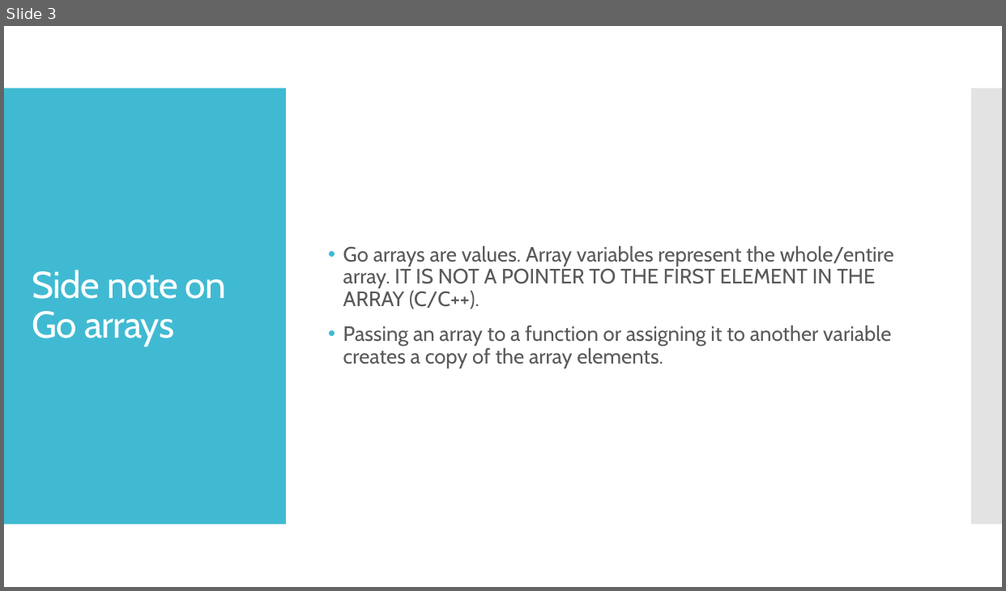
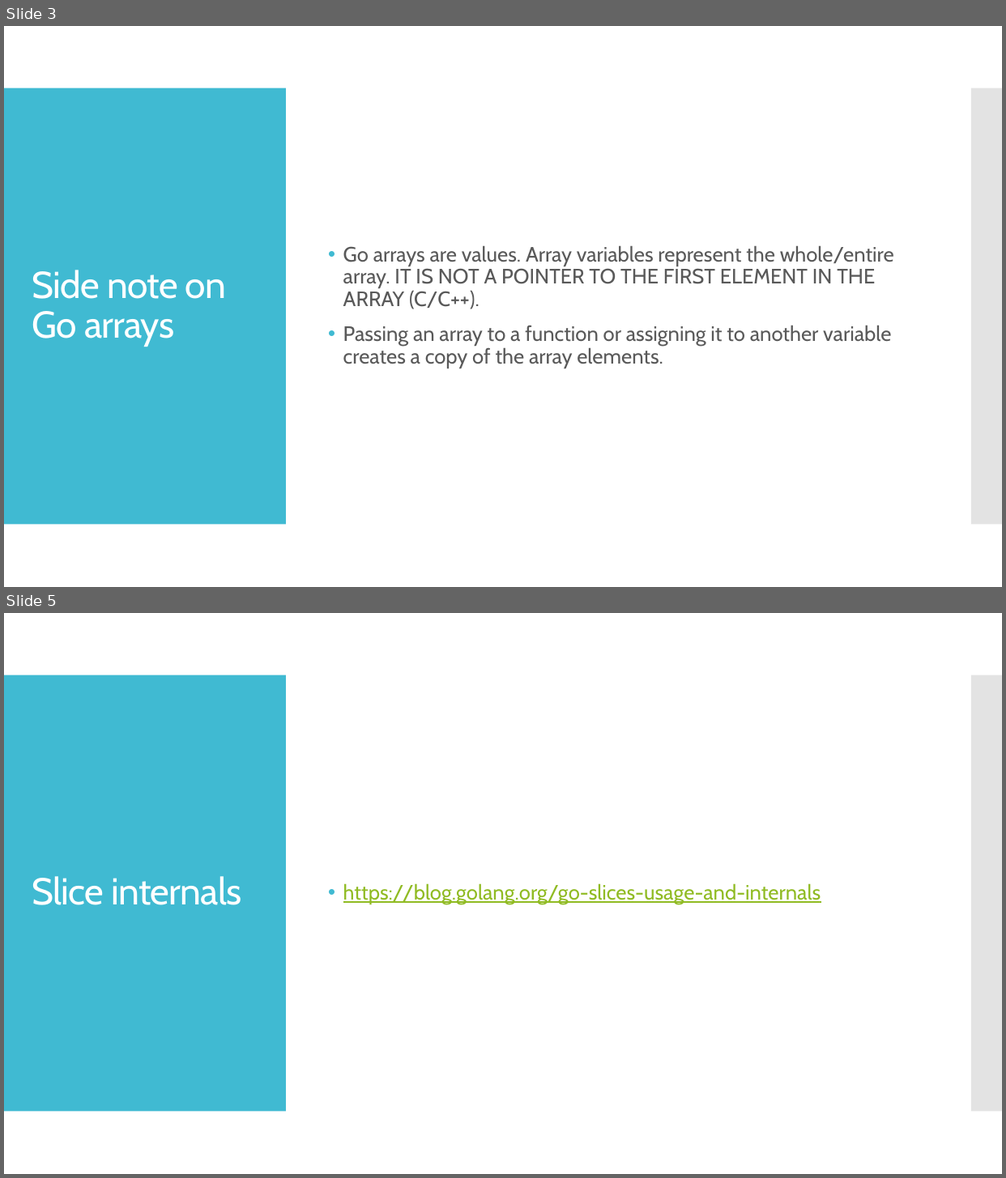
Before and after one commit to kevinlin47/Learn_Go, a slide deck: slices/go_slices.pptx. Shown one above the other, each under a label of ours: slide 3 before the commit, slides 3 and 5 after it; the slides between them are not shown. The pictures are 1006x591 and 1006x1178 pixels, drawn with LibreOffice and Linux fonts; fonts in the diff are those of the drawing. Boxes give left, top, right and bottom in pixels: in the first picture for what was removed or moved away, otherwise in the second. Text is boxed around its words. In the diff, an @@ line names an element or a change of style, - is before the commit and + after.

Commit message:
Create slice syntax and functions slide

```diff
--- a/slices/go_slices.pptx
+++ b/slices/go_slices.pptx
@@ slide 5 added at box(4, 613, 1002, 1174), background #FFFFFF; not listed: 2 template elements that a slide beside it also shows @@
@@ title added at box(32, 876, 241, 905), 36 pt, text #FFFFFF @@
+Slice internals
@@ text added at box(343, 884, 821, 905), 20 pt, text #90BB23, underline @@
+• https://blog.golang.org/go-slices-usage-and-internals
```
Also in this commit, not shown: 1 slide changed, 1 other slide added, 1 other file.
